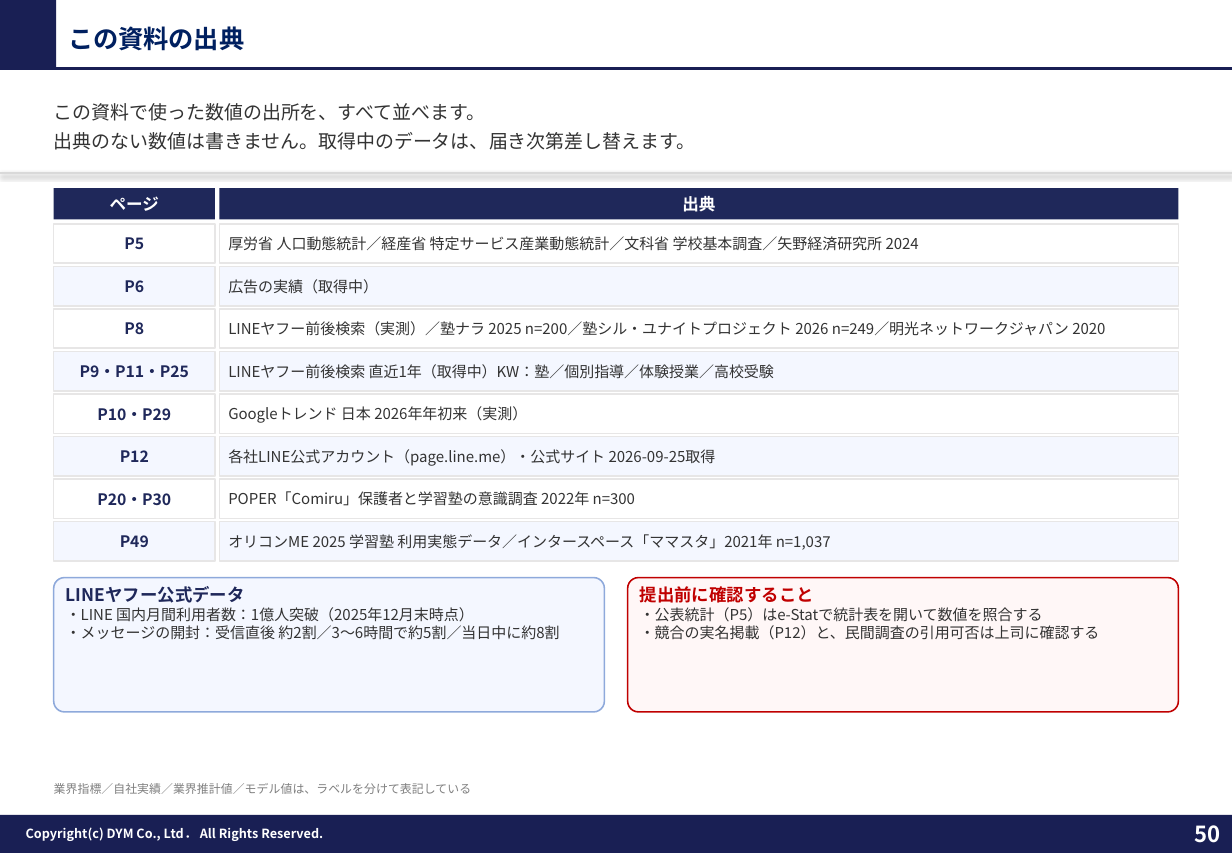
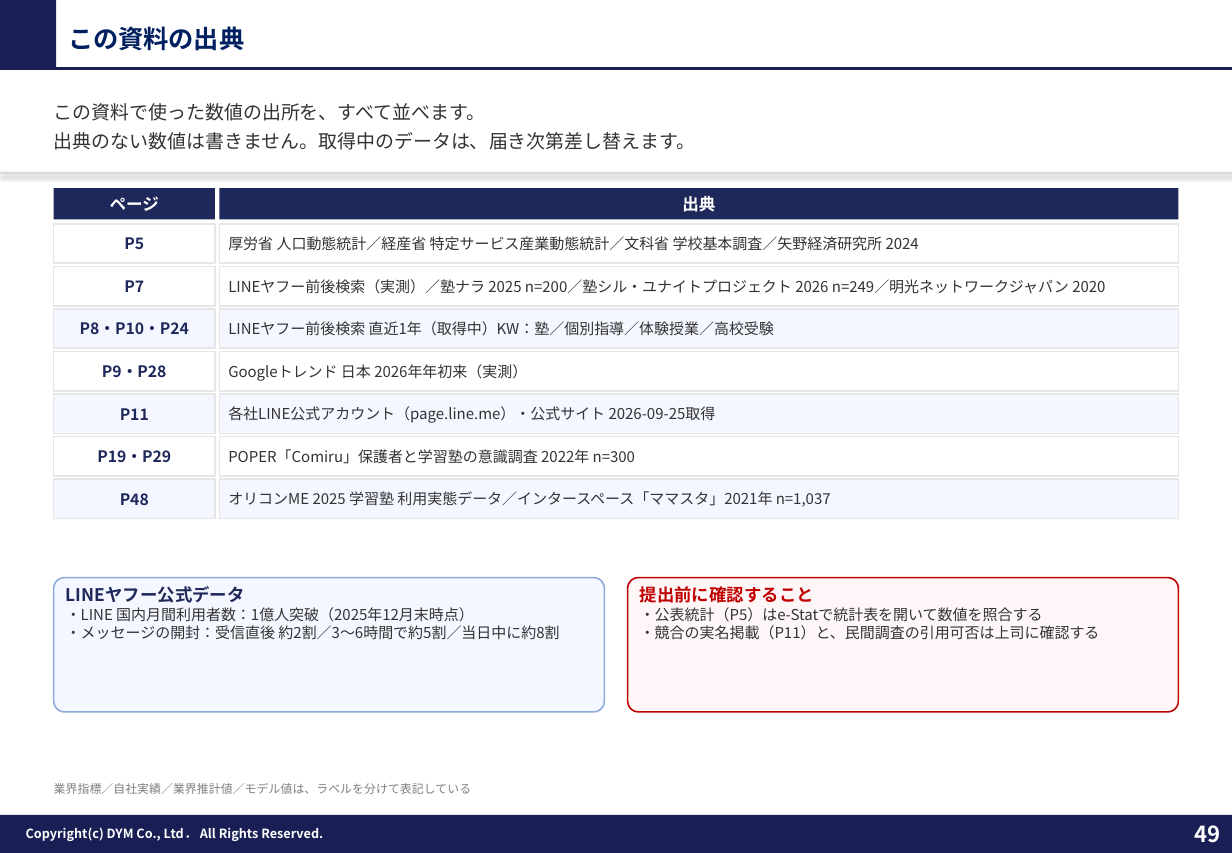
Before and after one commit to tonomura-r-dev/folder, a slide deck: slide 49 of 教育（塾）業界_LINEOA施策提案ver3.pptx (slide 50 before the commit). Drawn at 1232x853 pixels with LibreOffice and Linux fonts; fonts in the diff are those of the drawing; background and template pictures are left out. Boxes give left, top, right and bottom in pixels: in the first picture for what was removed or moved away, otherwise in the second. Text is boxed around its words. In the diff, an @@ line names an element or a change of style, - is before the commit and + after.

```diff
--- a/教育（塾）業界_LINEOA施策提案ver3.pptx
+++ b/教育（塾）業界_LINEOA施策提案ver3.pptx
@@ rectangle removed at box(53, 266, 215, 306) @@
-P6
@@ rectangle removed at box(220, 266, 1179, 306) @@
-広告の実績（取得中）
@@ text in rectangle at box(124, 280, 144, 292): text changed @@
-P8
+P7
@@ text in rectangle at box(80, 322, 189, 334): text changed @@
-P9・P11・P25
+P8・P10・P24
@@ text in rectangle at box(102, 365, 167, 377): text changed @@
-P10・P29
+P9・P28
@@ text in rectangle at box(120, 408, 149, 420): text changed @@
-P12
+P11
@@ 4 rectangles: place and size @@
-4 rectangles at box(53, 394, 1179, 519)
+4 rectangles at box(53, 352, 1179, 477)
@@ 8 rectangles: place and size @@
-8 rectangles at box(53, 309, 1179, 562)
+8 rectangles at box(53, 266, 1179, 519)
@@ text in rectangle at box(97, 450, 171, 462): text changed @@
-P20・P30
+P19・P29
@@ text in rectangle at box(120, 493, 149, 505): text changed @@
-P49
+P48
@@ text in rounded rectangle at box(640, 625, 1100, 639): text changed @@
-・競合の実名掲載（P12）と、民間調査の引用可否は上司に確認する
+・競合の実名掲載（P11）と、民間調査の引用可否は上司に確認する
@@ page number at box(1195, 825, 1221, 843): text changed @@
-50
+49
```
Also in this commit, not shown: 10 other slides changed, 1 slide removed, 3 other files.
